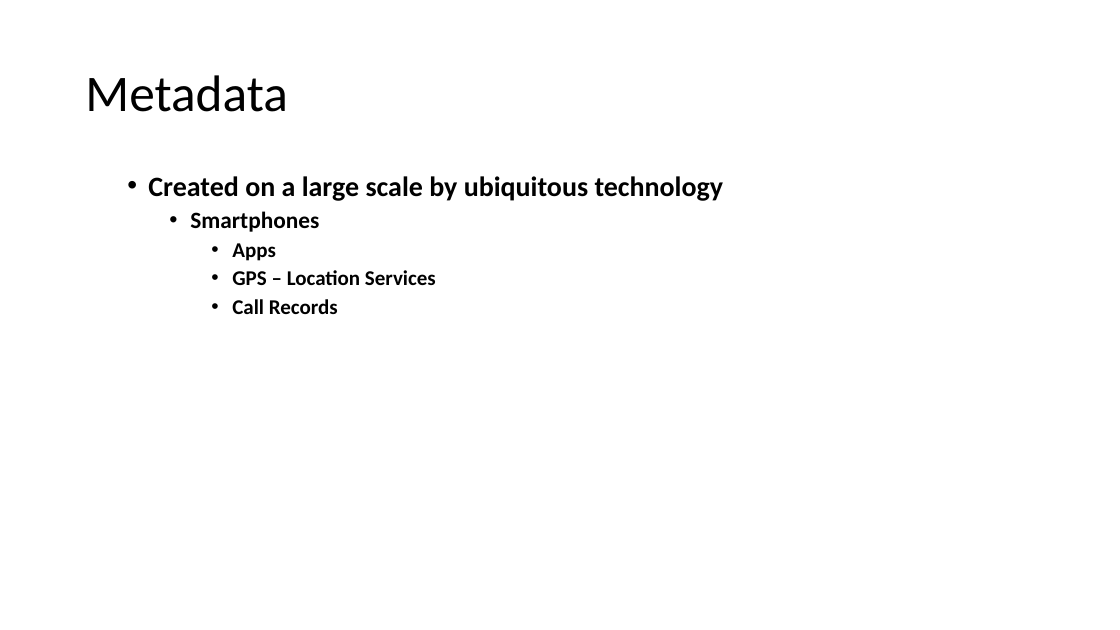
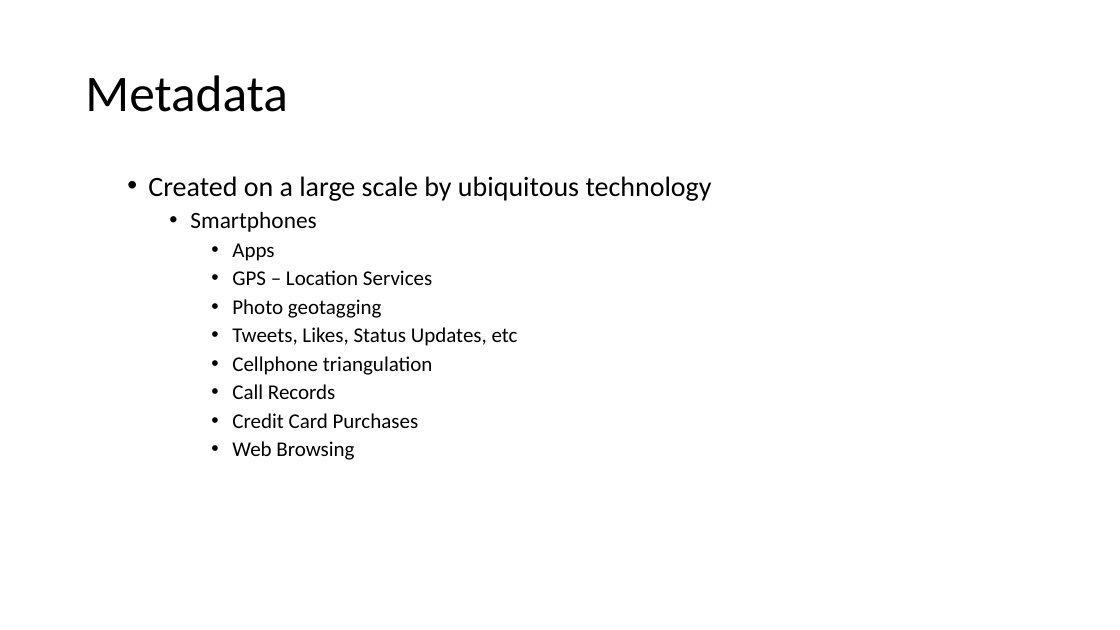
Before and after one commit to deniseygrace/COT-4935-Group-7-Project, a slide deck: slide 13 of Twitter.pptx (slide 11 before the commit). Drawn at 1120x630 pixels with LibreOffice and Linux fonts; fonts in the diff are those of the drawing. Boxes give left, top, right and bottom in pixels: in the first picture for what was removed or moved away, otherwise in the second. Text is boxed around its words. In the diff, an @@ line names an element or a change of style, - is before the commit and + after.

```diff
--- a/Twitter.pptx
+++ b/Twitter.pptx
@@ text at (x1=148, y1=176, x2=712, y2=399): bold off in "Created on a large scale by ubiquitous ...", "Smartphones", "Apps", "GPS – Location Services" and 1 more places @@
@@ text at (x1=232, y1=299, x2=518, y2=375): paragraphs added @@
+      • Photo geotagging
+      • Tweets, Likes, Status Updates, etc
+      • Cellphone triangulation
@@ text at (x1=232, y1=413, x2=419, y2=460): paragraphs added @@
+      • Credit Card Purchases
+      • Web Browsing
```
Also in this commit, not shown: 8 other slides changed, 4 slides added, 1 slide removed, 29 other files.
